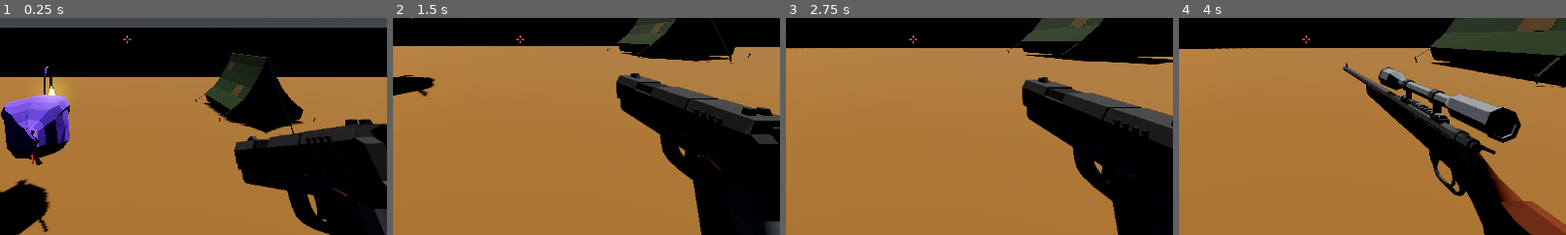
Above: before the commit, frames 1-4 (left to right).
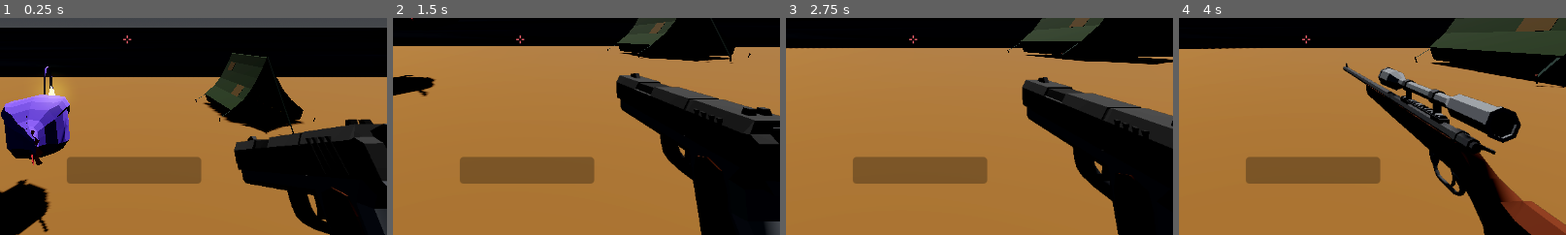
Above: after the commit, the same moments.

Repository: pixelcrust/godotfps
Game: Godot game, scene res://world.tscn
The game is run twice, just before and just after one commit, with the same random seed, the same clock (stepped at 60 frames per second) and the same inputs.
Inputs (mouse positions are % of the whole screen's width and height, from its top left):
- Up to frame 1 (0.25 s): no input
- Up to frame 2 (1.5 s): move the mouse to (55, 50) at 0.52 s; hold F (Interact) 0.53-1.28 s; hold W (key_forward) from 0.53 s (still down); tap Space (key_jump) at 0.77 s; move the mouse to (45, 50) at 1.27 s; tap F (Interact) at 1.35 s
- Up to frame 3 (2.75 s): keep holding W (key_forward); tap Space (key_jump) at 1.52 s; move the mouse to (52, 48) at 2.02 s; hold Ctrl (key_crouch) from 2.03 s (still down); tap F (Interact) at 2.3 s
- Up to frame 4 (4 s): keep holding W (key_forward); move the mouse to (49, 52) at 2.77 s; release Ctrl (key_crouch) at 2.78 s; tap Tab (key_next_weapon) at 2.85 s; tap Space (key_jump) at 3.02, 3.77 s; tap F (Interact) at 3.05, 3.8 s; move the mouse to (57, 51) at 3.52 s; hold Shift (key_run) from 3.53 s (still down)
The pictures show only the part of the screen within x 35-85%, y 45-95%; the shares and areas given below are measured in that part.

The runs differ from the first frame. In frame 1, 4.3% of the frame differs, in the area x 17-53%, y 63-77%; in frame 2, 4.3%; in frame 3, 4.3%; in frame 4, 4.3%.

Commit message:
added loading bar to traps,still bugged

Diff:
--- a/Player.gd
+++ b/Player.gd
@@ -31,6 +31,7 @@
 
 @onready var display_ammo = $Head/Camera3D/CanvasLayer/SubViewportContainer/SubViewport/Camera3D/display_ammo
 @onready var display_hp = $Head/Camera3D/CanvasLayer/SubViewportContainer/SubViewport/Camera3D/display_hp
+@onready var display_interaction = $Head/Camera3D/CanvasLayer/SubViewportContainer/SubViewport/Camera3D/display_interaction
 
 
 @onready var state_move = 0
@@ -135,10 +136,18 @@
 			print("interacting")
 			is_interacting += 1
 			if(is_interacting >= raycast_interaction.get_collider().object.interactiontime):
+				#interact gui
+				display_interaction.visible = true
+				display_interaction.set_show_percentage(false)
+				display_interaction.value = is_interacting/raycast_interaction.get_collider().object.interactiontime *100
+
+
 				raycast_interaction.get_collider().object.interacted = 1
 				is_interacting = 0
 		else:
 			is_interacting = 0
+			display_interaction.visible = false
+			display_interaction.value = 0
 
 	#swap weapon
 	if Input.is_action_just_pressed("key_next_weapon"):
--- a/Scenes/player.tscn
+++ b/Scenes/player.tscn
@@ -164,6 +164,13 @@
 offset_bottom = 80.0
 placeholder_text = "HP"
 
+[node name="display_interaction" type="ProgressBar" parent="Head/Camera3D/CanvasLayer/SubViewportContainer/SubViewport/Camera3D"]
+offset_left = 500.0
+offset_top = 500.0
+offset_right = 700.0
+offset_bottom = 540.0
+show_percentage = false
+
 [node name="raycast_interaction" type="RayCast3D" parent="Head/Camera3D"]
 transform = Transform3D(5.73206e-15, 1.31134e-07, 3, 3, -1.31134e-07, 0, 1.31134e-07, 3, -1.31134e-07, 0, 0, -0.585909)
 collision_mask = 2
